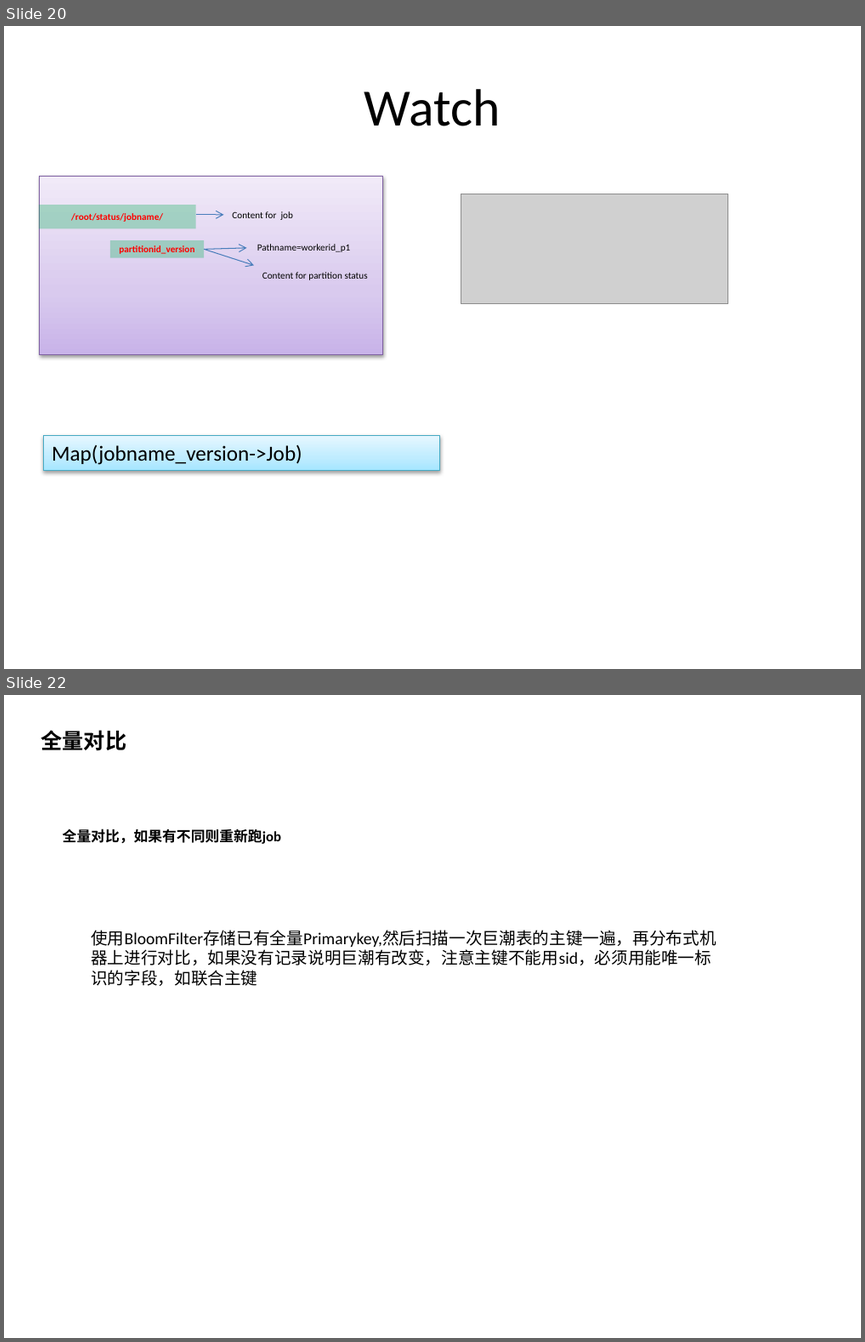
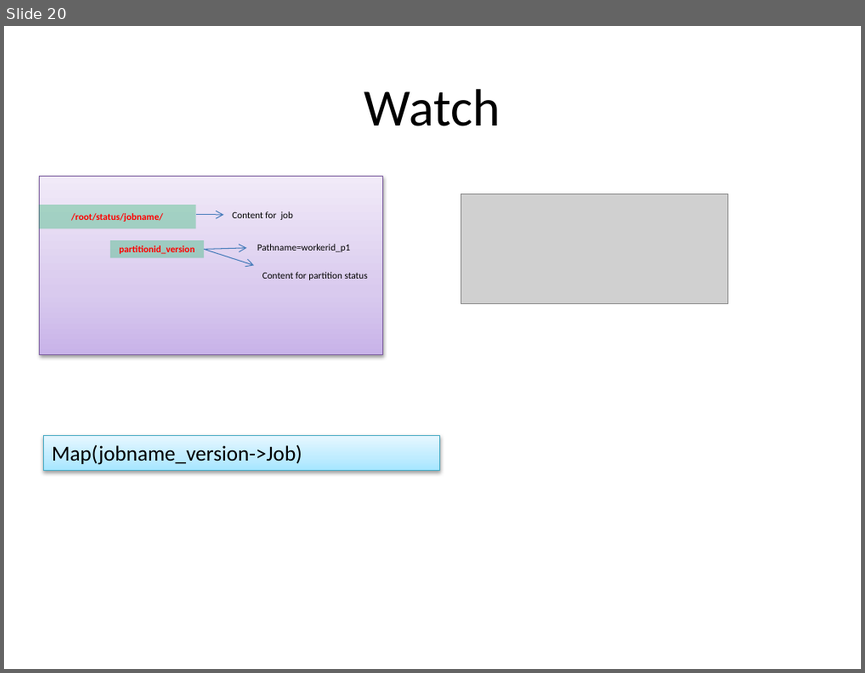
Before and after one commit to richardy2012/cloud, a slide deck: doc/ppt/distribute schedule task architect.pptx. Shown one above the other, each under a label of ours: slides 20 and 22 before the commit, slide 20 after it; the slides between them are not shown. The pictures are 865x1342 and 865x673 pixels, drawn with LibreOffice and Linux fonts; fonts in the diff are those of the drawing; grey boxes stand for pictures. Boxes give left, top, right and bottom in pixels: in the first picture for what was removed or moved away, otherwise in the second. Text is boxed around its words. In the diff, an @@ line names an element or a change of style, - is before the commit and + after.

```diff
--- a/doc/ppt/distribute schedule task architect.pptx
+++ b/doc/ppt/distribute schedule task architect.pptx
@@ slide 22 removed at (4, 695, 861, 1338), background #FFFFFF @@
@@ text removed at (41, 730, 127, 751) @@
-全量对比
@@ text removed at (63, 828, 281, 844) @@
-全量对比，如果有不同则重新跑job
@@ text removed at (91, 930, 715, 986) @@
-使用BloomFilter存储已有全量Primarykey,然后扫描一次巨潮表的主键一遍，再分布式机器上进行对比，如果没有记录说明巨潮有改变，注意主键不能用sid，必须用能唯一标识的字段，如联合主键
```
Also in this commit, not shown: 2 slides changed, 19 other files.
